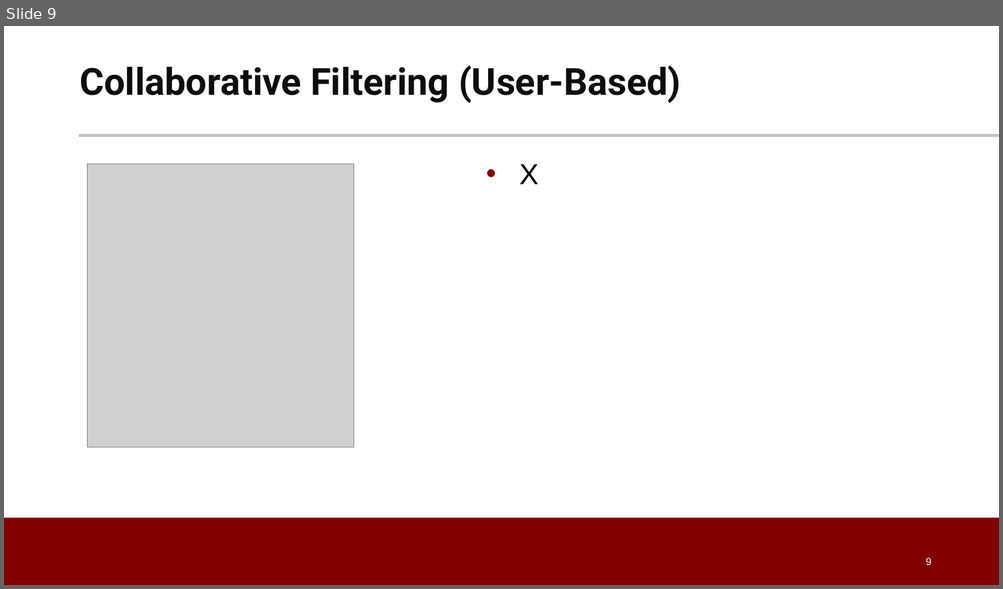
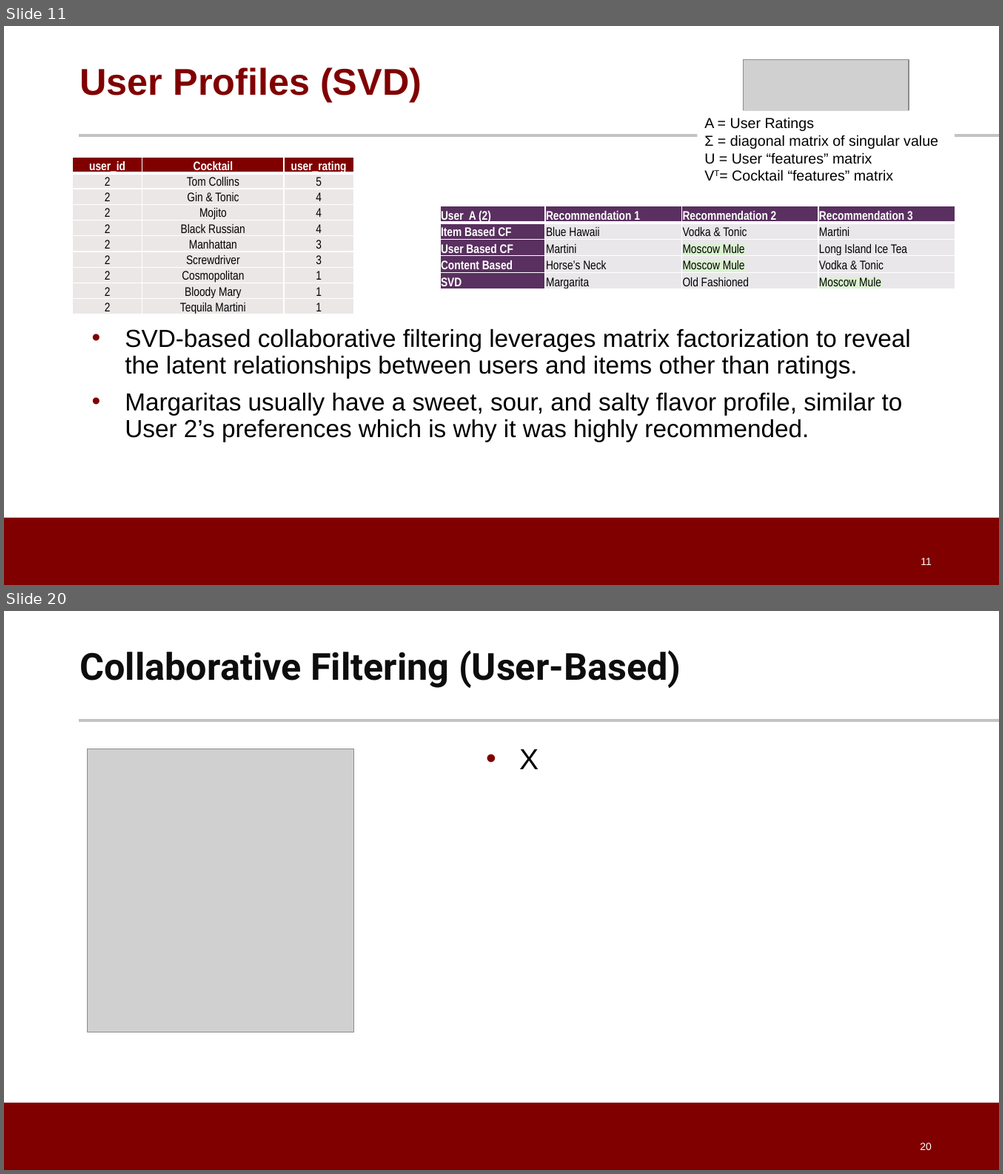
Before and after one commit to dpatel77/CocktailRecommenderSystem, a slide deck: Cocktail_Recommendation_System.pptx. Shown one above the other, each under a label of ours: slide 9 before the commit, slides 11 and 20 after it; the slides between them are not shown. The pictures are 1003x589 and 1003x1174 pixels, drawn with LibreOffice and Linux fonts; fonts in the diff are those of the drawing; grey boxes stand for pictures; background and template pictures are left out. Boxes give left, top, right and bottom in pixels: in the first picture for what was removed or moved away, otherwise in the second. Text is boxed around its words. In the diff, an @@ line names an element or a change of style, - is before the commit and + after.

```diff
--- a/Cocktail_Recommendation_System.pptx
+++ b/Cocktail_Recommendation_System.pptx
@@ slide 11 added at (x1=4, y1=26, x2=999, y2=585), background #FFFFFF; not listed: 2 template elements that a slide beside it also shows @@
@@ title added at (x1=79, y1=67, x2=421, y2=102), 36 pt, text #800000, bold @@
+User Profiles (SVD)
@@ picture added at (x1=743, y1=59, x2=908, y2=110) @@
@@ text added at (x1=704, y1=117, x2=938, y2=181), 14 pt, text #000000 @@
+A = User Ratings
+Σ = diagonal matrix of singular value
+U = User “features” matrix
+VT= Cocktail “features” matrix
@@ table added at (x1=73, y1=157, x2=355, y2=317), 10 rows, 3 columns @@
+user_id | Cocktail | user_rating
+2 | Tom Collins | 5
+2 | Gin & Tonic | 4
+2 | Mojito | 4
+2 | Black Russian | 4
+2 | Manhattan | 3
+2 | Screwdriver | 3
+2 | Cosmopolitan | 1
+2 | Bloody Mary | 1
+2 | Tequila Martini | 1
@@ table added at (x1=440, y1=207, x2=955, y2=292), 5 rows, 4 columns @@
+User A (2) | Recommendation 1 | Recommendation 2 | Recommendation 3
+Item Based CF | Blue Hawaii | Vodka & Tonic | Martini
+User Based CF | Martini | Moscow Mule | Long Island Ice Tea
+Content Based | Horse’s Neck | Moscow Mule | Vodka & Tonic
+SVD | Margarita | Old Fashioned | Moscow Mule
@@ text added at (x1=125, y1=329, x2=910, y2=442), 23.8 pt, text #000000 @@
+• SVD-based collaborative filtering leverages matrix factorization to reveal the latent relationships between users and items other than ratings.
+• Margaritas usually have a sweet, sour, and salty flavor profile, similar to User 2’s preferences which is why it was highly recommended.
@@ page number added at (x1=920, y1=558, x2=930, y2=565), 10 pt, text #FFFFFF @@
+11
@@ what was slide 9 is now slide 20 @@
@@ page number at (x1=919, y1=1143, x2=931, y2=1150): text changed @@
-9
+20
```
Also in this commit, not shown: 7 slides changed, 11 other slides added, 1 slide removed.
